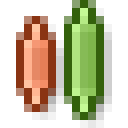
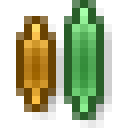
Two versions of the same layered image (128 × 128). Layer-by-layer changes:
pixels changed over [16, 0, 104, 120] (layer not identified)
